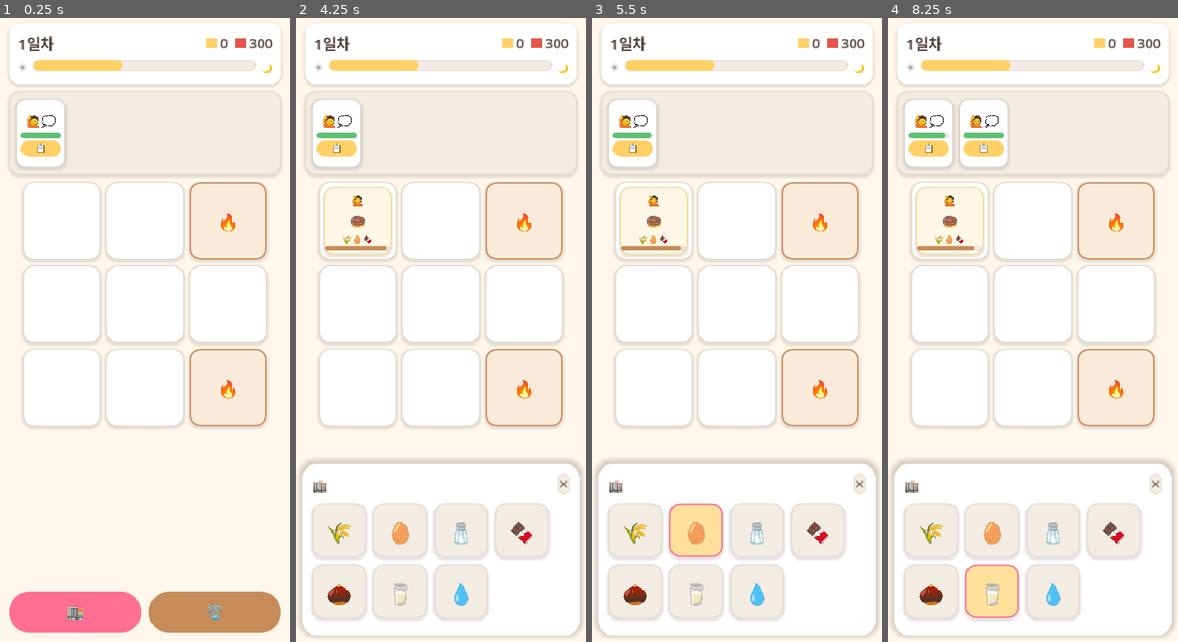
Above: before the commit, frames 1-4 (left to right).
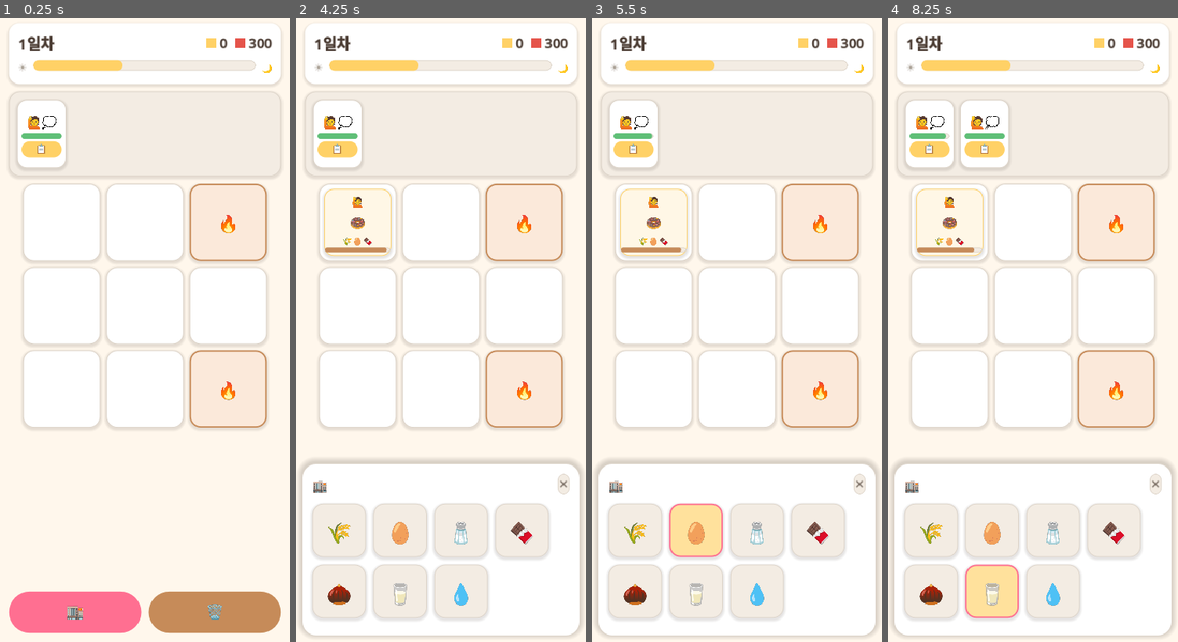
Above: after the commit, the same moments.

Repository: yellyB/game-slot-kitchen
Game: Godot game, scene res://scenes/Main.tscn
Same seed, same stepped clock (60 frames per second), same inputs: the game is played once before the commit and once after it.
Inputs:
- Up to frame 1 (0.25 s): no input
- Up to frame 2 (4.25 s): click "📋" at 0.5 s; click "🏬" at 1.25 s; click "🗑️" at 2 s; click "✕" at 2.75 s; click "🏬" at 3.5 s
- Up to frame 3 (5.5 s): click "🌾" at 4.25 s; click "🥚" at 5 s
- Up to frame 4 (8.25 s): click "🧂" at 5.75 s; click "🍫" at 6.5 s; click "🌰" at 7.25 s; click "🥛" at 8 s

The runs differ from the first frame. In frame 1, 2.1% of the frame differs, in the area x 4-96%, y 2-66%; in frame 2, 2.7%; in frame 3, 2.7%; in frame 4, 3.0%.

Commit message:
feat: Toast 공용 컴포넌트 + 보드 꽉참 알림
잠깐 떴다 사라지는 하단 토스트(대강 구현, 디자인 후 정리). 빈 칸 없을 때
주문 확인하면 "빈 칸 없음" 표시. main의 스타일 헬퍼는 UI 위임으로 정리.

Co-Authored-By: Claude Opus 4.8 (1M context) <noreply@anthropic.com>

Diff:
--- a/scripts/main.gd
+++ b/scripts/main.gd
@@ -290,7 +290,8 @@
 func _on_confirm_order(customer: Customer) -> void:
 	var slot := _first_empty_slot()
 	if slot == null:
-		return  # 빈 슬롯 없음 (나중에 Toast)
+		Toast.show_msg(self, "빈 칸 없음")
+		return
 	var order := OrderCard.new()
 	order.setup(customer.recipe_id)
 	order.expired.connect(_on_order_expired)
@@ -558,14 +559,7 @@
 
 # ── 공용 헬퍼 ─────────────────────────────────────────────
 func _label(text: String, size: int, bold: bool, color: Color = Palette.COCOA_800) -> Label:
-	var l := Label.new()
-	l.text = text
-	l.mouse_filter = Control.MOUSE_FILTER_IGNORE
-	l.add_theme_font_size_override("font_size", size)
-	l.add_theme_color_override("font_color", color)
-	if bold:
-		l.add_theme_constant_override("outline_size", 0)
-	return l
+	return UI.label(text, size, color, bold)
 
 
 ## *Money* — [색점][숫자] 표시 전용 컴포넌트.
@@ -602,27 +596,10 @@
 	b.add_theme_stylebox_override("pressed", _pill_box(color.darkened(0.1)))
 
 
-## 카드/패널 틀: 둥근 + 테두리 + 그림자.
+## 카드/패널·알약 틀 — 공용 UI 위임.
 func _card_box(bg: Color, border: Color = Color.TRANSPARENT, border_w: int = 1) -> StyleBoxFlat:
-	var s := StyleBoxFlat.new()
-	s.bg_color = bg
-	s.set_corner_radius_all(14)
-	s.set_content_margin_all(0)
-	if border.a > 0.0:
-		s.set_border_width_all(border_w)
-		s.border_color = border
-	s.shadow_color = Color(0.164, 0.129, 0.106, 0.12)
-	s.shadow_size = 4
-	s.shadow_offset = Vector2(0, 2)
-	return s
-
-
-## 알약형(둥근) 틀 — 버튼·게이지.
+	return UI.card(bg, border, border_w)
+
+
 func _pill_box(bg: Color, border: Color = Color.TRANSPARENT) -> StyleBoxFlat:
-	var s := StyleBoxFlat.new()
-	s.bg_color = bg
-	s.set_corner_radius_all(999)
-	if border.a > 0.0:
-		s.set_border_width_all(1)
-		s.border_color = border
-	return s
+	return UI.chip(bg, border)
--- /dev/null
+++ b/scripts/toast.gd
@@ -0,0 +1,48 @@
+class_name Toast
+extends Control
+## 임시 알림 — 잠깐 떴다 사라지는 하단 토스트.
+## 대강 구현(기능 위주) — 디자인 확정 후 제대로 정리 예정.
+## 사용: Toast.show_msg(parent, "메시지")
+
+var _msg := ""
+
+static func show_msg(parent: Node, msg: String) -> void:
+	var t := Toast.new()
+	t._msg = msg
+	parent.add_child(t)
+
+func _ready() -> void:
+	set_anchors_and_offsets_preset(Control.PRESET_FULL_RECT)
+	mouse_filter = Control.MOUSE_FILTER_IGNORE
+	z_index = 200
+
+	var vb := VBoxContainer.new()
+	vb.set_anchors_and_offsets_preset(Control.PRESET_FULL_RECT)
+	vb.offset_bottom = -84  # 하단 버튼 위쪽
+	vb.alignment = BoxContainer.ALIGNMENT_END
+	vb.mouse_filter = Control.MOUSE_FILTER_IGNORE
+	add_child(vb)
+
+	var center := CenterContainer.new()
+	center.mouse_filter = Control.MOUSE_FILTER_IGNORE
+	vb.add_child(center)
+
+	var pill := PanelContainer.new()
+	pill.mouse_filter = Control.MOUSE_FILTER_IGNORE
+	pill.add_theme_stylebox_override("panel", UI.chip(Palette.COCOA_900))
+	center.add_child(pill)
+
+	var pad := MarginContainer.new()
+	pad.add_theme_constant_override("margin_left", 14)
+	pad.add_theme_constant_override("margin_right", 14)
+	pad.add_theme_constant_override("margin_top", 7)
+	pad.add_theme_constant_override("margin_bottom", 7)
+	pill.add_child(pad)
+	pad.add_child(UI.label(_msg, 15, Palette.WHITE))
+
+	modulate.a = 0.0
+	var tw := create_tween()
+	tw.tween_property(self, "modulate:a", 1.0, 0.15)
+	tw.tween_interval(1.1)
+	tw.tween_property(self, "modulate:a", 0.0, 0.4)
+	tw.tween_callback(queue_free)
Not shown, added: scripts/toast.gd.uid
